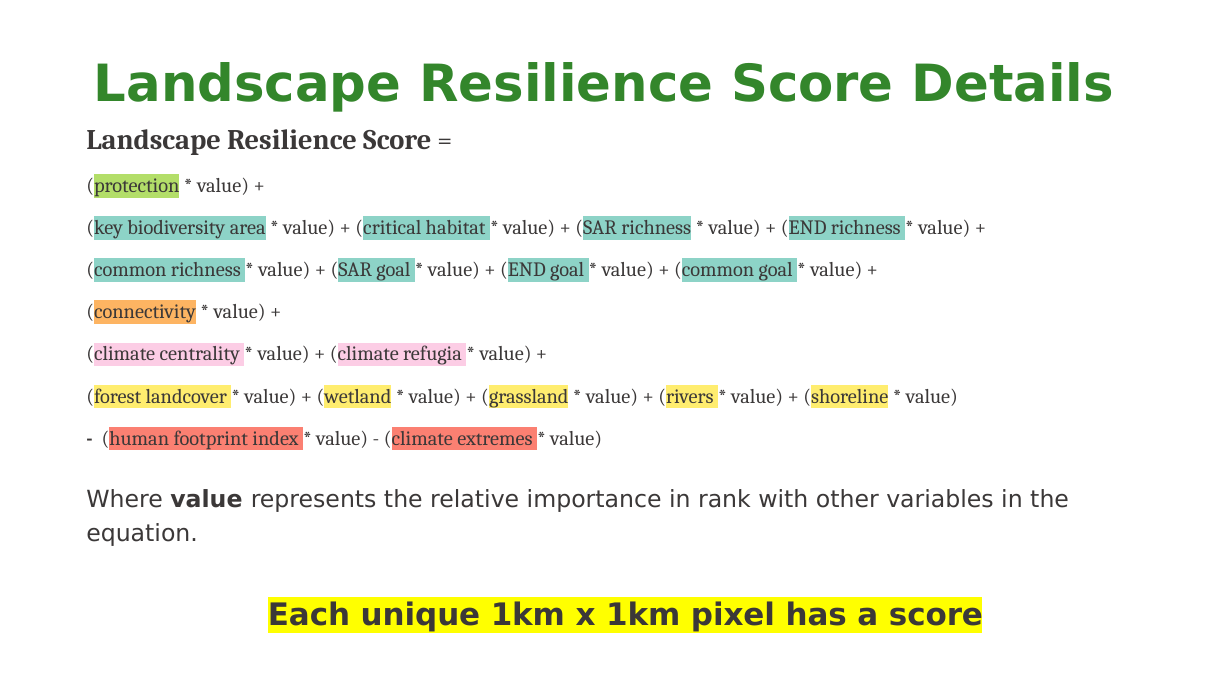
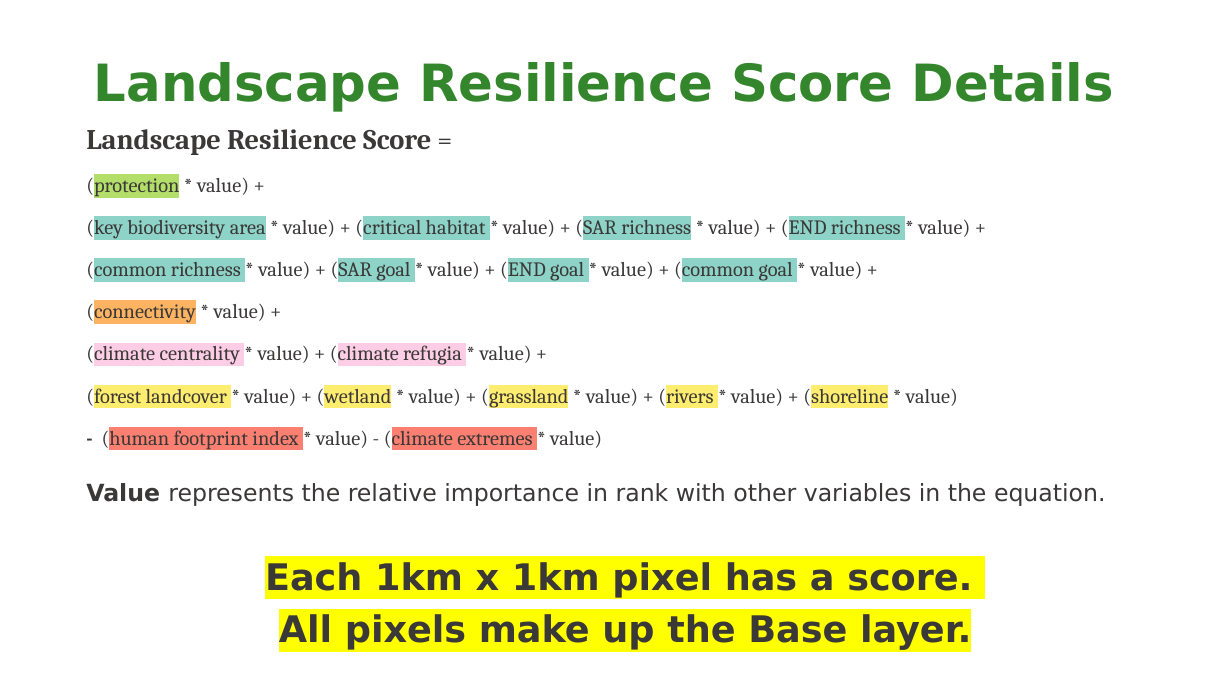
Before and after one commit to NCC-CNC/RI-proto, a slide deck: slide 14 of www/LANDSCAPE_RESILIENCE.pptx. Drawn at 1232x693 pixels with LibreOffice and Linux fonts; fonts in the diff are those of the drawing; background and template pictures are left out. Boxes give left, top, right and bottom in pixels: in the first picture for what was removed or moved away, otherwise in the second. Text is boxed around its words. In the diff, an @@ line names an element or a change of style, - is before the commit and + after.

```diff
--- a/www/LANDSCAPE_RESILIENCE.pptx
+++ b/www/LANDSCAPE_RESILIENCE.pptx
@@ text at box(86, 483, 1106, 650): text changed @@
-Where value represents the relative importance in rank with other variables in the equation.
-Each unique 1km x 1km pixel has a score
+Value represents the relative importance in rank with other variables in the equation.
+Each 1km x 1km pixel has a score.
+All pixels make up the Base layer.
```
Also in this commit, not shown: 9 other slides changed, 1 other file.
